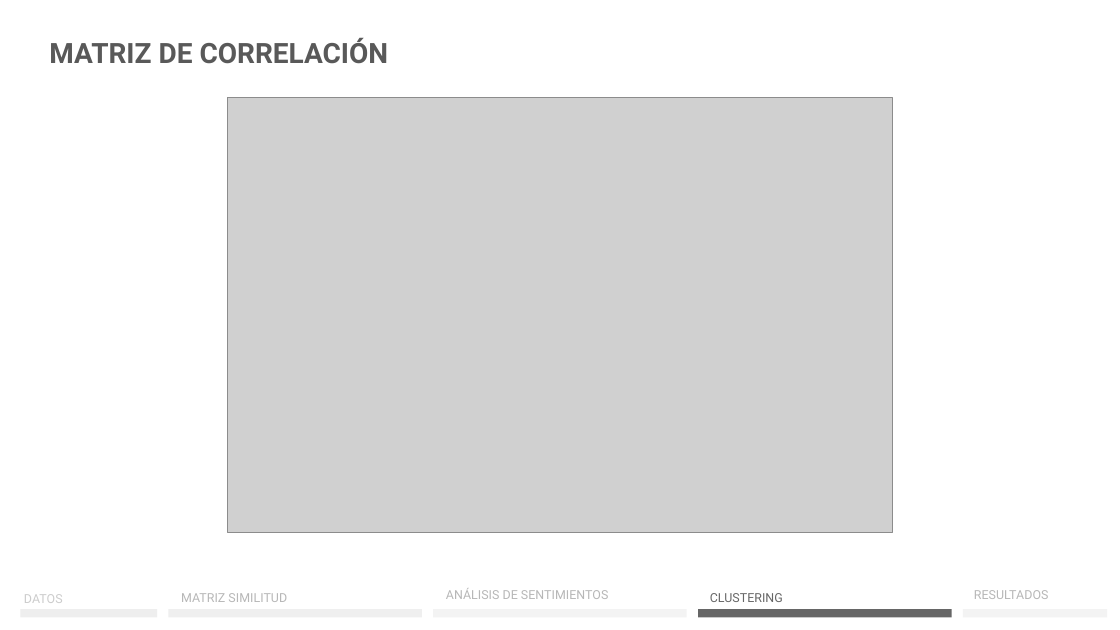
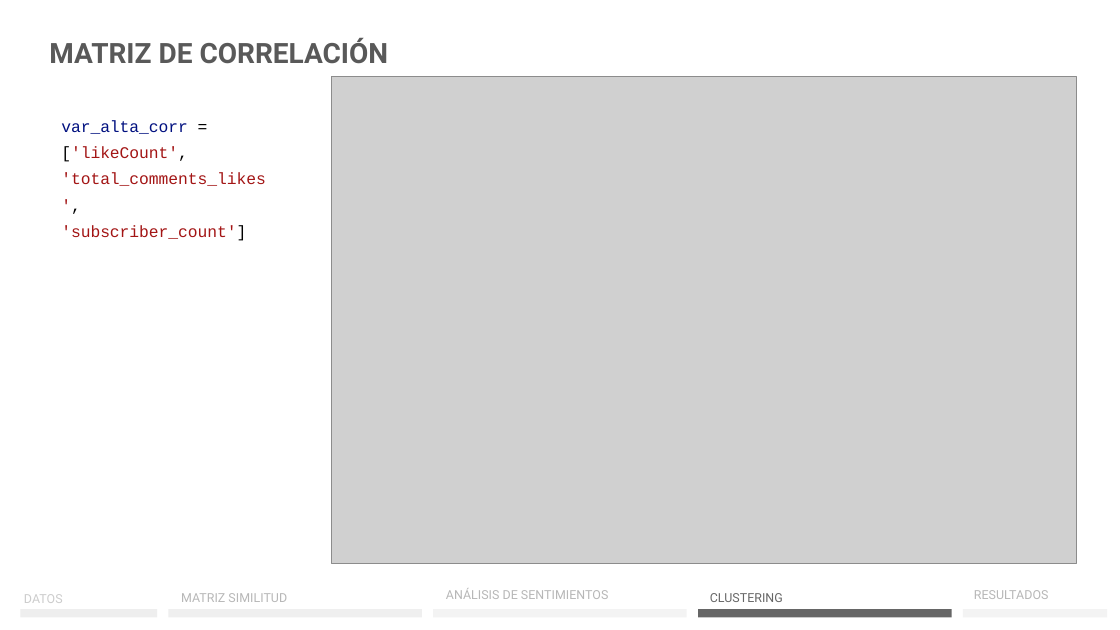
Before and after one commit to ivanseldas/Sentiment-Driven-Video-Recommendations, a slide deck: slide 18 of presentation/Sentiment-Driven Video Recommendations .odp (slide 16 before the commit). Drawn at 1120x630 pixels with LibreOffice and Linux fonts; fonts in the diff are those of the drawing; grey boxes stand for pictures. Boxes give left, top, right and bottom in pixels: in the first picture for what was removed or moved away, otherwise in the second. Text is boxed around its words. In the diff, an @@ line names an element or a change of style, - is before the commit and + after.

```diff
--- a/presentation/Sentiment-Driven Video Recommendations .odp
+++ b/presentation/Sentiment-Driven Video Recommendations .odp
@@ picture: place and size @@
-picture at (227, 97, 892, 532)
+picture at (332, 77, 1076, 564)
@@ text added at (61, 120, 266, 241), 10.5 pt, text #A31515 @@
+var_alta_corr = ['likeCount', 'total_comments_likes', 'subscriber_count']
```
Also in this commit, not shown: 4 other slides changed, 8 slides added, 3 slides removed, 4 other files.
